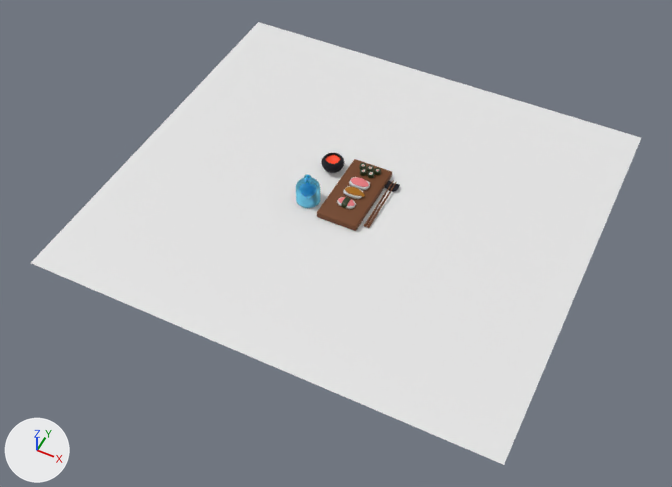
Before and after pictures for a commit that changed the Blender file sushi.blend.
Camera for both pictures: a 50 mm lens placed at (1.93, -4.16, 4.61), pointed at (0.01, -0.33, -0.18). Lighting does not change. The marker at lower left points along +X, +Y and +Z. The picture after the commit comes second.

The older version as bpy lines, for what is in view:
```python
me_cube_001 = bpy.data.meshes.new('Cube.001')
me_cube_001.from_pydata(...)  # a box spanning x -0.15..0.15, y -0.3..0.3, z -0.025..0.025
me_cube_001.polygons.foreach_set('use_smooth', [True] * 6)
me_cube_001.materials.append(mat_wood_001)  # brown #71411f
me_cylinder_007 = bpy.data.meshes.new('Cylinder.007')
me_cylinder_007.from_pydata(...)  # 1344 vertices, 1314 faces; spans x -0.107..0.107, y -0.107..0.107, z -0.107..0.173
me_cylinder_007.polygons.foreach_set('use_smooth', [True] * 1314)
me_cylinder_007.materials.append(mat_glass)
me_plane = bpy.data.meshes.new('Plane')
me_plane.from_pydata([(-1.12, -1.5, 0.0), (1.12, -1.5, 0.0), (-1.12, 1.5, 0.0), (1.12, 1.5, 0.0)], [], [(0, 1, 3, 2)])
ob_dish = bpy.data.objects.new('dish', me_cube_001)
ob_dish.location = (0.0, 0.0, 0.0)
_m = ob_dish.modifiers.new('Bevel', 'BEVEL')
_m.width = 0.01
_m.width_pct = 0.01
_m.segments = 3
ob_glass = bpy.data.objects.new('Glass', me_cylinder_007)
ob_glass.location = (-0.276, -0.176, 0.063)
ob_glass.scale = (0.791, 0.791, 0.791)
ob_table = bpy.data.objects.new('table', me_plane)
ob_table.location = (0.0, 0.0, -0.026)
ob_table.scale = (1.45, 1.0, 1.0)
```
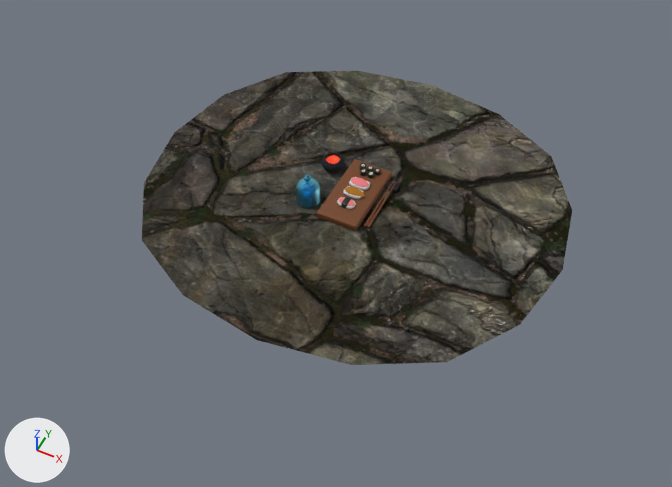
Location of each change, [x1, y1, x2, y2] in pixels of the pictures (672 x 487 px):
'table', recoloured, modifiers changed (darker, 29% narrower, 34% shorter): before [31, 22, 641, 465]; after [142, 71, 572, 365]

Diff of the bpy script that builds the scene:
```diff
--- a/sushi.blend.py
+++ b/sushi.blend.py
@@ img_flagstone_floor_001_height_png @@
+img_flagstone_floor_001_height_png = load_image('Flagstone_Floor_001_height.png', 'textures/stone/Flagstone_Floor_001_height.png', 1024, 1024, 'sRGB')
@@ img_flagstone_floor_001_roughness_png @@
+img_flagstone_floor_001_roughness_png = load_image('Flagstone_Floor_001_roughness.png', 'textures/stone/Flagstone_Floor_001_roughness.png', 1024, 1024, 'sRGB')
@@ img_flagstone_floor_001_ambientocclusion_png @@
+img_flagstone_floor_001_ambientocclusion_png = load_image('Flagstone_Floor_001_ambientOcclusion.png', 'textures/stone/Flagstone_Floor_001_ambientOcclusion.png', 1024, 1024, 'sRGB')
@@ img_flagstone_floor_001_normal_png @@
+img_flagstone_floor_001_normal_png = load_image('Flagstone_Floor_001_normal.png', 'textures/stone/Flagstone_Floor_001_normal.png', 1024, 1024, 'sRGB')
@@ img_flagstone_floor_001_basecolor_png @@
+img_flagstone_floor_001_basecolor_png = load_image('Flagstone_Floor_001_basecolor.png', 'textures/stone/Flagstone_Floor_001_basecolor.png', 512, 512, 'sRGB')
@@ mat_test_import_texture @@
+mat_test_import_texture = bpy.data.materials.new('test_import_texture')
+# uses the picture img_flagstone_floor_001_ambientocclusion_png
+# uses the picture img_flagstone_floor_001_basecolor_png
+# uses the picture img_flagstone_floor_001_height_png
+# uses the picture img_flagstone_floor_001_normal_png
+# uses the picture img_flagstone_floor_001_roughness_png
@@ me_plane @@
 me_plane.from_pydata(...)  # 4 vertices, 1 face; spans x -1.12..1.12, y -1.5..1.5, z 0.0
+me_plane.materials.append(mat_test_import_texture)
@@ ob_table @@
 ob_table.scale = (1.45, 1.0, 1.0)
+_m = ob_table.modifiers.new('Subdivision', 'SUBSURF')
+_m.levels = 5
```
